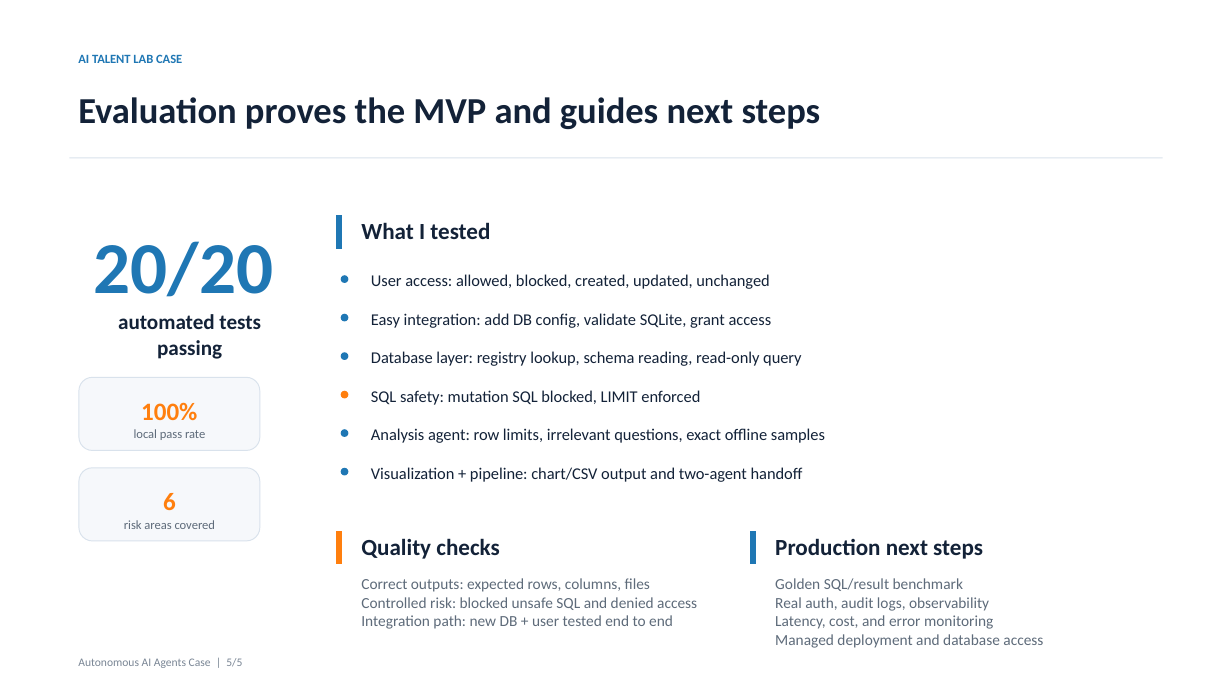
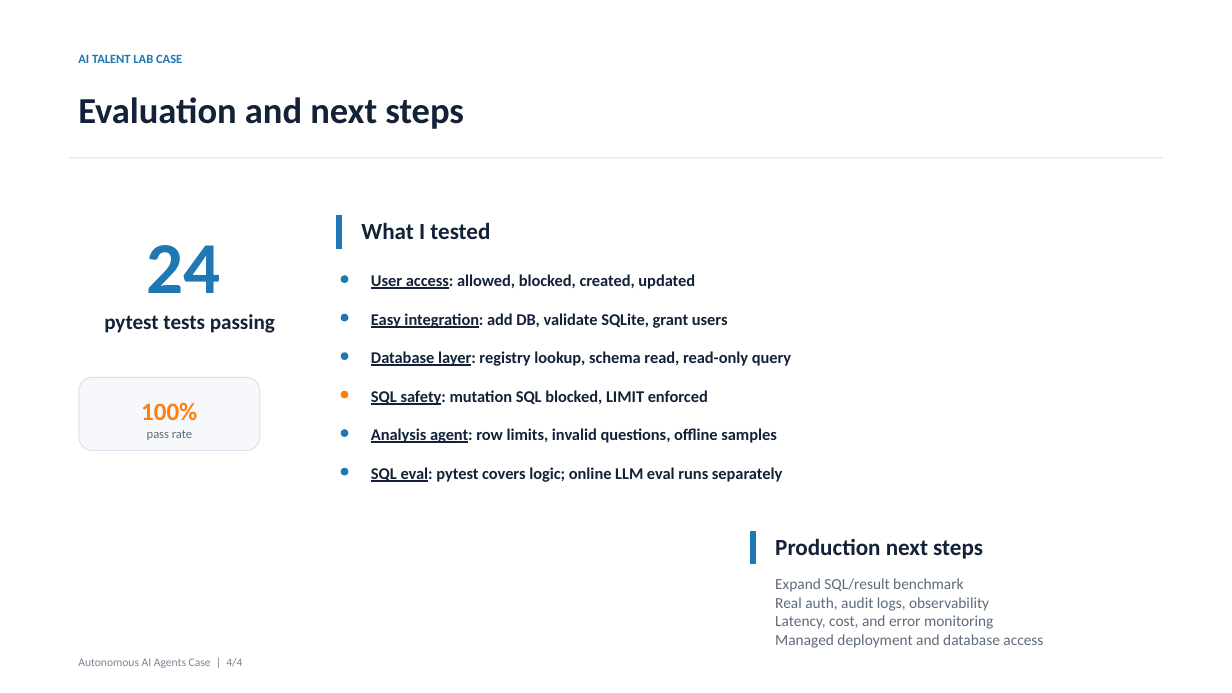
Before and after one commit to XiChen920/autonomous-ai-data-agents, a slide deck: slide 4 of presentation/autonomous_ai_agents_case_presentation_final.pptx (slide 5 before the commit). Drawn at 1232x693 pixels with LibreOffice and Linux fonts; fonts in the diff are those of the drawing. Boxes give left, top, right and bottom in pixels: in the first picture for what was removed or moved away, otherwise in the second. Text is boxed around its words. In the diff, an @@ line names an element or a change of style, - is before the commit and + after.

Commit message:
Add agentic SQL generation and schema retrieval

```diff
--- a/presentation/autonomous_ai_agents_case_presentation_final.pptx
+++ b/presentation/autonomous_ai_agents_case_presentation_final.pptx
@@ text at (x1=78, y1=97, x2=464, y2=129): text changed @@
-Evaluation proves the MVP and guides next steps
+Evaluation and next steps
@@ text at (x1=147, y1=245, x2=221, y2=293): text changed @@
-20/20
+24
@@ text at (x1=371, y1=274, x2=695, y2=289): text changed; bold on @@
-User access: allowed, blocked, created, updated, unchanged
+User access: allowed, blocked, created, updated
@@ text at (x1=104, y1=314, x2=275, y2=333): text changed @@
-automated tests passing
+pytest tests passing
@@ text at (x1=371, y1=313, x2=728, y2=328): text changed; bold on @@
-Easy integration: add DB config, validate SQLite, grant access
+Easy integration: add DB, validate SQLite, grant users
@@ text at (x1=371, y1=351, x2=791, y2=366): text changed; bold on @@
-Database layer: registry lookup, schema reading, read-only query
+Database layer: registry lookup, schema read, read-only query
@@ text "SQL safety: mutation SQL blocked, ..." at (x1=371, y1=390, x2=708, y2=405): bold on; underline on in "SQL safety:" @@
@@ text at (x1=147, y1=430, x2=192, y2=440): text changed @@
-local pass rate
+pass rate
@@ text at (x1=371, y1=428, x2=776, y2=443): text changed; bold on @@
-Analysis agent: row limits, irrelevant questions, exact offline samples
+Analysis agent: row limits, invalid questions, offline samples
@@ rounded rectangle removed at (x1=79, y1=468, x2=260, y2=541) @@
@@ text at (x1=371, y1=467, x2=782, y2=482): text changed; bold on @@
-Visualization + pipeline: chart/CSV output and two-agent handoff
+SQL eval: pytest covers logic; online LLM eval runs separately
@@ text removed at (x1=163, y1=493, x2=176, y2=510) @@
-6
@@ text removed at (x1=124, y1=520, x2=215, y2=529) @@
-risk areas covered
@@ rectangle removed at (x1=337, y1=531, x2=342, y2=564) @@
@@ text removed at (x1=361, y1=538, x2=499, y2=559) @@
-Quality checks
@@ text removed at (x1=361, y1=578, x2=697, y2=629) @@
-Correct outputs: expected rows, columns, files
-Controlled risk: blocked unsafe SQL and denied access
-Integration path: new DB + user tested end to end
@@ text at (x1=775, y1=578, x2=963, y2=592): text changed @@
-Golden SQL/result benchmark
+Expand SQL/result benchmark
@@ text at (x1=78, y1=658, x2=242, y2=668): text changed @@
-Autonomous AI Agents Case | 5/5
+Autonomous AI Agents Case | 4/4
```
Also in this commit, not shown: 3 other slides changed, 1 slide removed, 15 other files.
